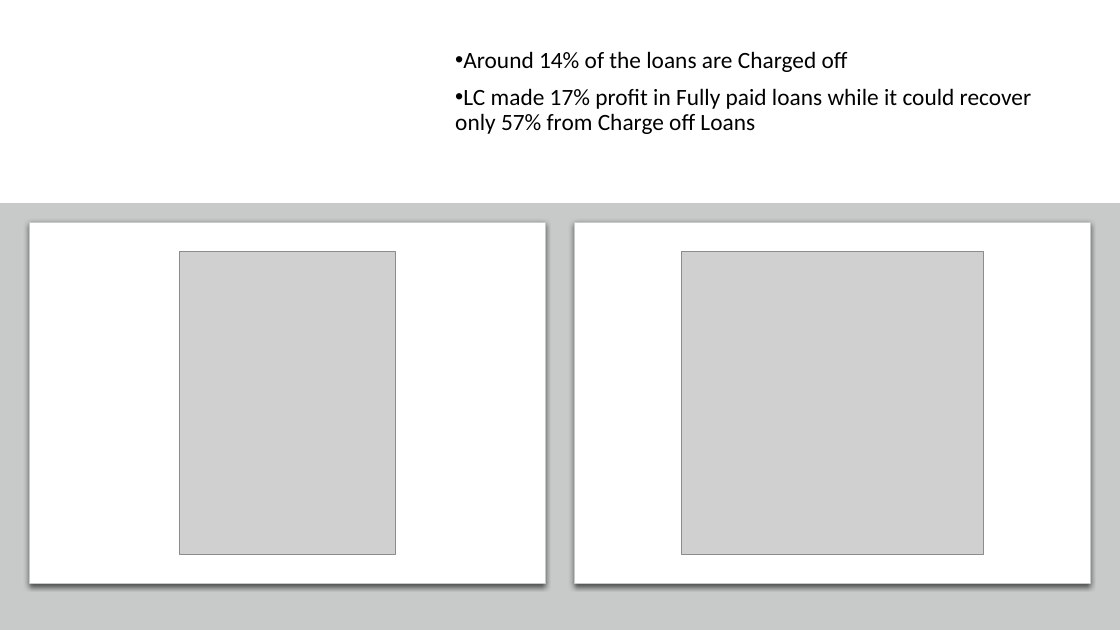
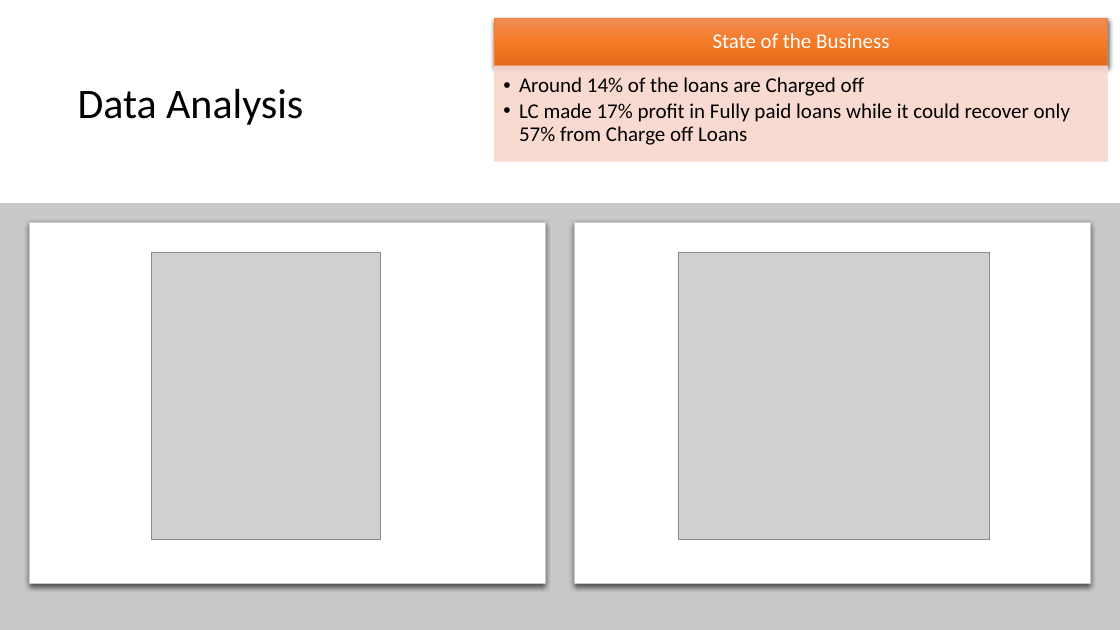
Before and after one commit to rramchan12/Lending-Club-EDA-CaseStudy, a slide deck: slide 5 of LendingClubCaseStudy.pptx. Drawn at 1120x630 pixels with LibreOffice and Linux fonts; fonts in the diff are those of the drawing; grey boxes stand for pictures; background and template pictures are left out. Boxes give left, top, right and bottom in pixels: in the first picture for what was removed or moved away, otherwise in the second. Text is boxed around its words. In the diff, an @@ line names an element or a change of style, - is before the commit and + after.

```diff
--- a/LendingClubCaseStudy.pptx
+++ b/LendingClubCaseStudy.pptx
@@ rectangle added at box(495, 18, 1108, 66), fill gradient #F18C57 to #F67B28 to #E56C19, outline #ED7D31 0.5 pt @@
@@ text added at box(713, 33, 889, 48), 18 pt, text #FFFFFF @@
+State of the Business
@@ picture added at box(960, 30, 1093, 66) @@
@@ title added at box(78, 89, 303, 125), 36 pt, text #000000 @@
+Data Analysis
@@ text "Around 14% of the loans ...": place and size @@
-text "Around 14% of the loans ..." at box(455, 51, 1031, 134)
+text "Around 14% of the loans ..." at box(519, 77, 1070, 145)
@@ text "Around 14% of the loans ..." at box(519, 77, 1070, 145): size 20 to 18 pt; list level 1 to 2 in "Around 14% of the loans ..."; list level 1 to 2 in "LC made 17% profit in ..."; vertical alignment middle to top @@
@@ rectangle added at box(495, 66, 1108, 161), fill #F8D7CE at 90% opacity, outline #F8D7CE 0.5 pt @@
@@ picture: place and size @@
-picture at box(179, 252, 395, 555)
+picture at box(152, 252, 381, 539)
@@ picture: place and size @@
-picture at box(681, 252, 984, 555)
+picture at box(678, 252, 989, 539)
```
Also in this commit, not shown: 11 other slides changed, 1 slide added, 7 slides removed, 3 other files.
